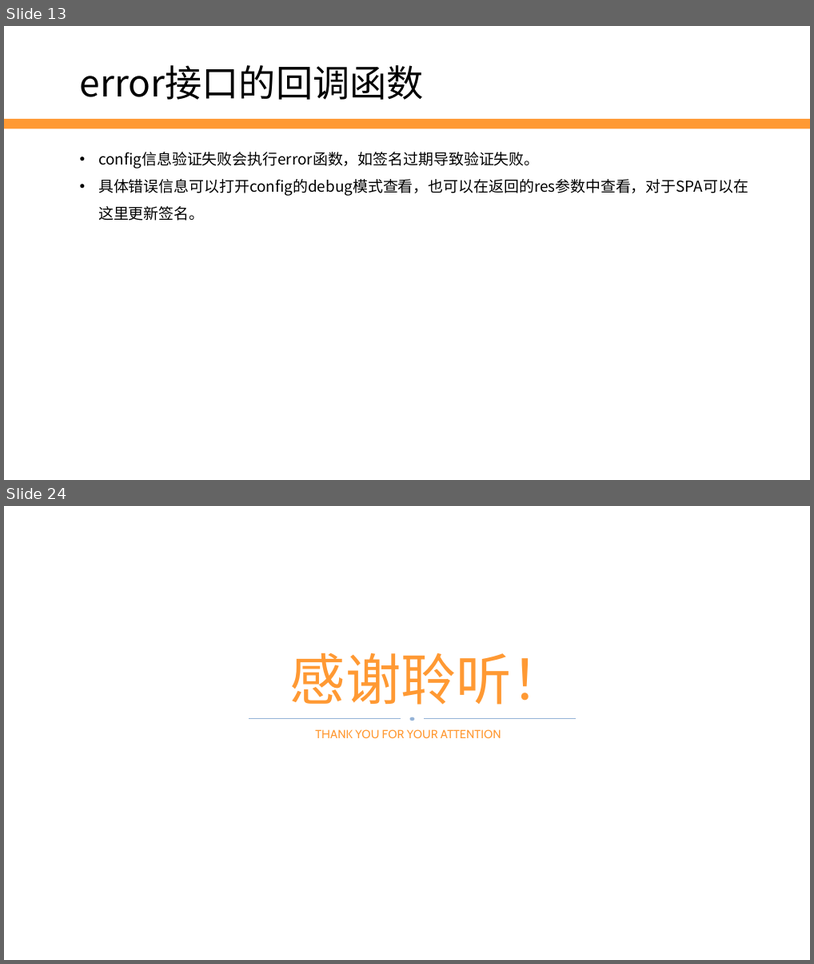
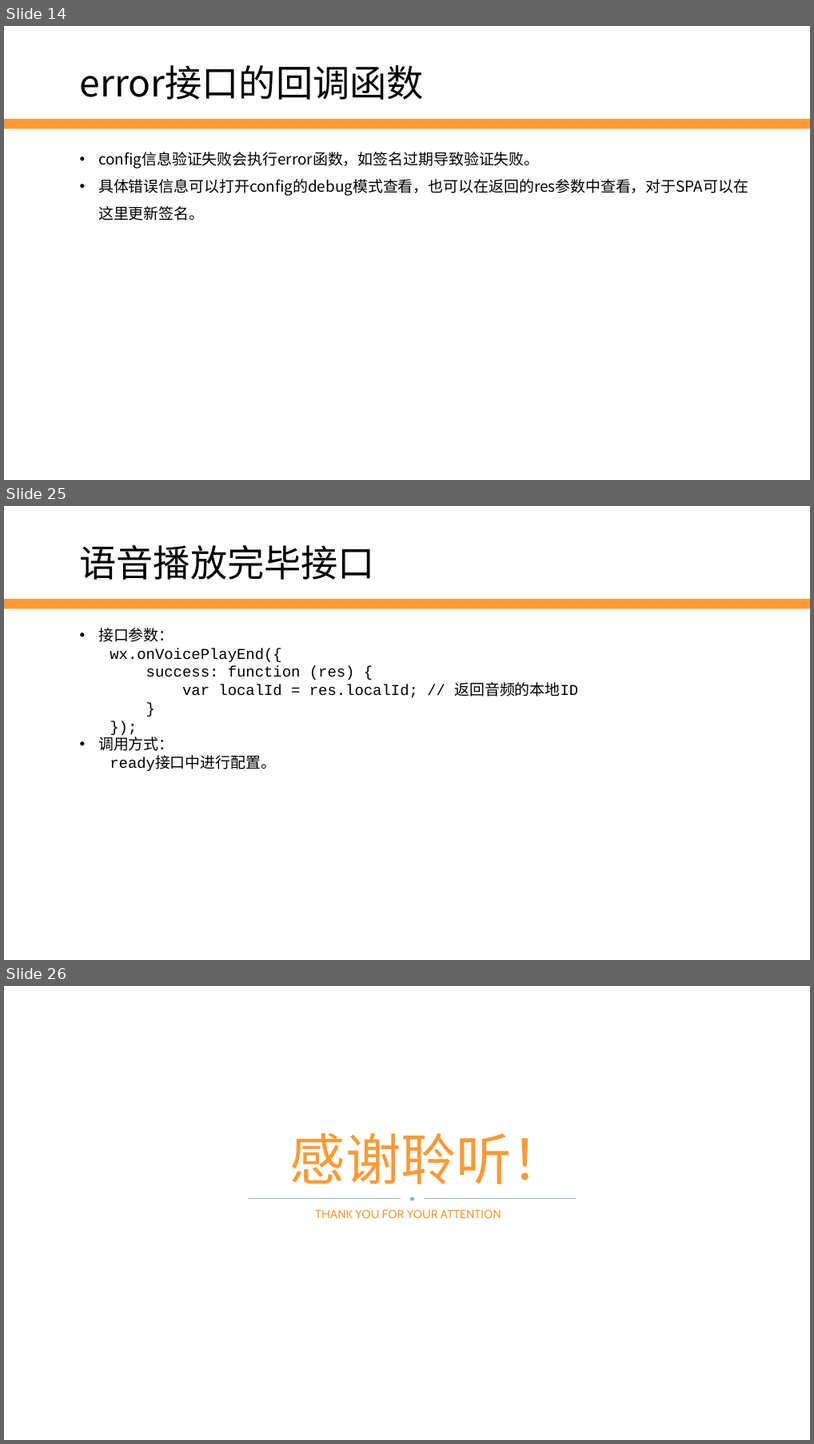
Before and after one commit to edu2act/2017-2018_1st_Wechat_Web_Programming, a slide deck: 课程ppt/第10讲 JS-SDK.pptx. Shown one above the other, each under a label of ours: slides 13 and 24 before the commit, slides 14, 25 and 26 after it; the slides between them are not shown. The pictures are 814x964 and 814x1444 pixels, drawn with LibreOffice and Linux fonts; fonts in the diff are those of the drawing; background and template pictures are left out. Boxes give left, top, right and bottom in pixels: in the first picture for what was removed or moved away, otherwise in the second. Text is boxed around its words. In the diff, an @@ line names an element or a change of style, - is before the commit and + after.

```diff
--- a/课程ppt/第10讲 JS-SDK.pptx
+++ b/课程ppt/第10讲 JS-SDK.pptx
@@ slide 25 added at (4,506,810,960), background #FFFFFF; not listed: 1 template element that a slide beside it also shows @@
@@ text added at (80,545,376,580), 44 pt, text #000000 @@
+语音播放完毕接口
@@ text added at (98,628,578,771), 18 pt, text #000000 @@
+• 接口参数：
+  wx.onVoicePlayEnd({
+  success: function (res) {
+  var localId = res.localId; // 返回音频的本地ID
+  }
+  });
+• 调用方式：
+  ready接口中进行配置。
@@ what was slide 13 is now slide 14 @@
@@ what was slide 24 is now slide 26 @@
```
Also in this commit, not shown: 14 slides changed, 3 other slides added, 2 slides removed, 1 other file.
